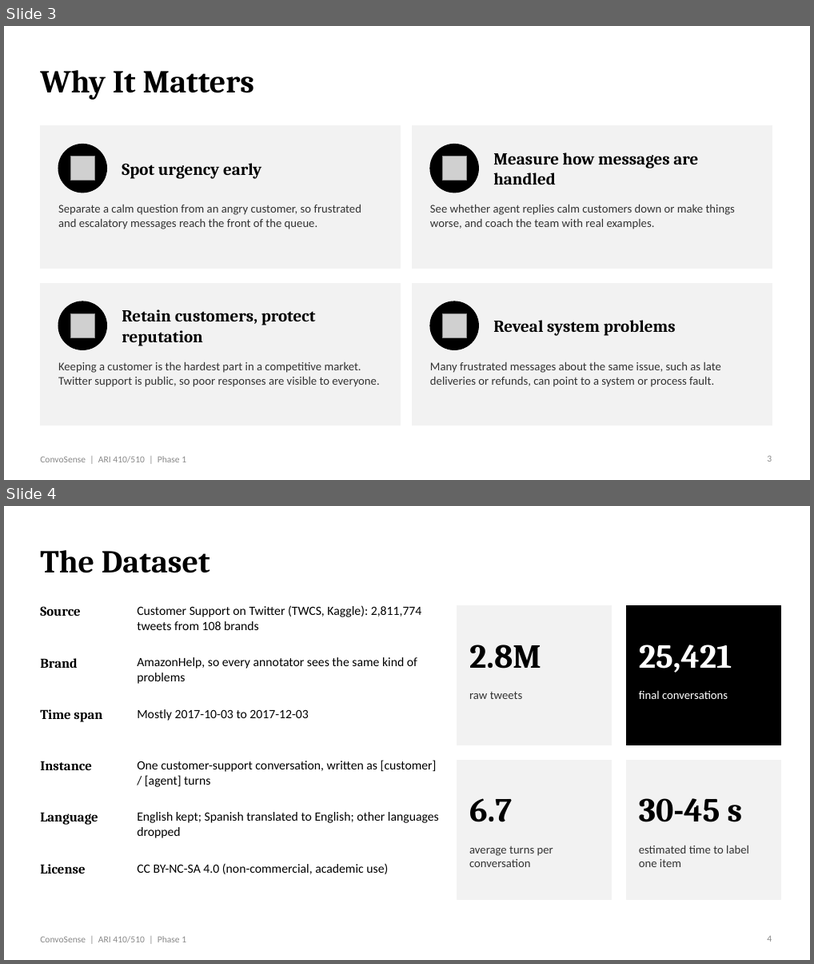
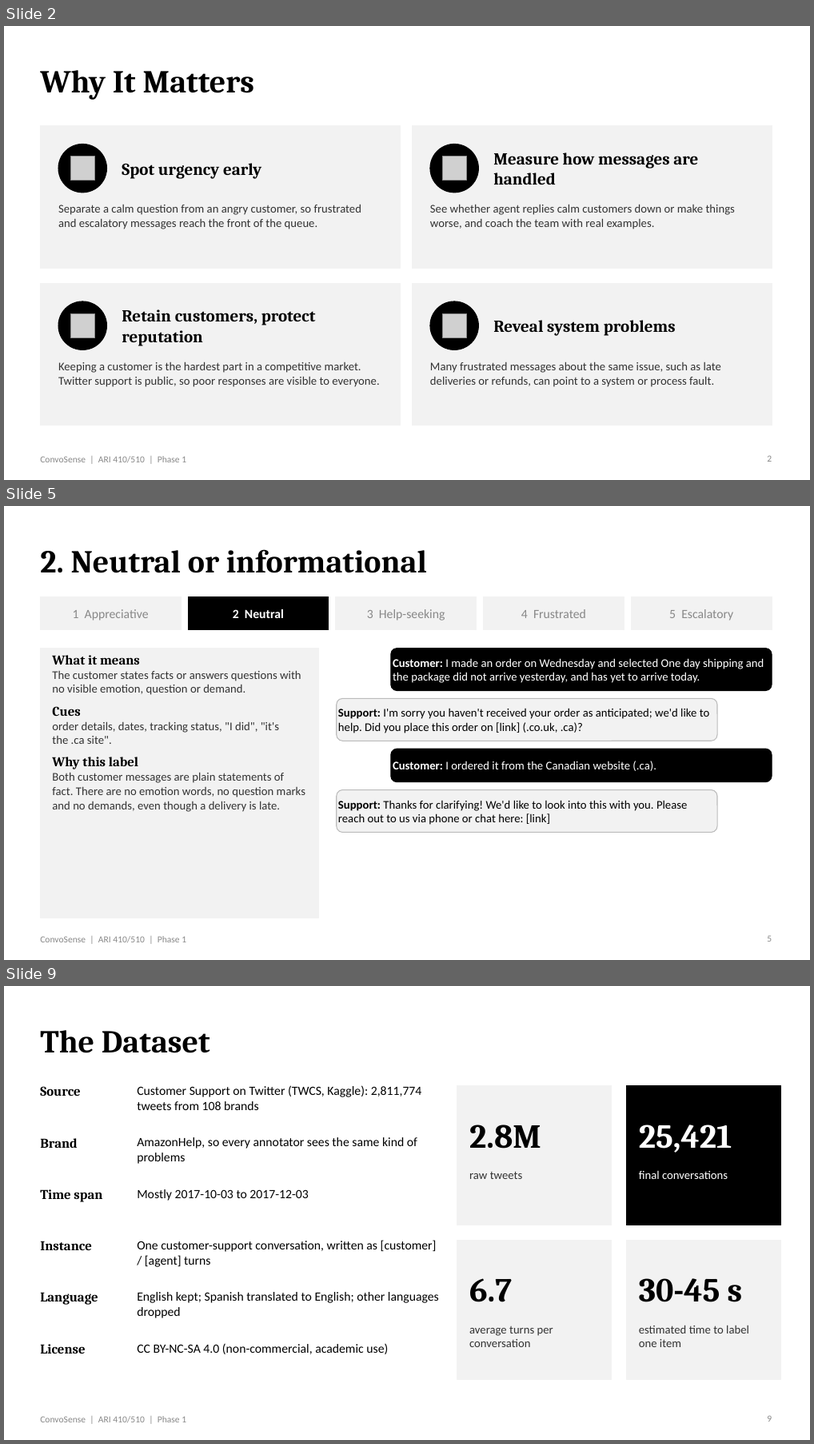
Before and after one commit to venkatrepaka-umich/ConvoSense, a slide deck: docs/Phase 1 PPT.pptx. Shown one above the other, each under a label of ours: slides 3 and 4 before the commit, slides 2, 5 and 9 after it; the slides between them are not shown. The pictures are 814x964 and 814x1444 pixels, drawn with LibreOffice and Linux fonts; fonts in the diff are those of the drawing; grey boxes stand for pictures. Boxes give left, top, right and bottom in pixels: in the first picture for what was removed or moved away, otherwise in the second. Text is boxed around its words. In the diff, an @@ line names an element or a change of style, - is before the commit and + after.

Commit message:
Update Phase 1 PPT.pptx: Revised presentation file to enhance project details and support materials for the annotation process.

```diff
--- a/docs/Phase 1 PPT.pptx
+++ b/docs/Phase 1 PPT.pptx
@@ slide 5 added at box(4, 506, 810, 960), background #FFFFFF; not listed: 1 template element that a slide beside it also shows @@
@@ title added at box(40, 549, 427, 573), 38 pt, text #000000, bold @@
+2. Neutral or informational
@@ rectangle added at box(40, 596, 181, 630), fill #F2F2F2, outline #F2F2F2 0.75 pt, 15 pt, text #888888 @@
+1 Appreciative
@@ rectangle added at box(188, 596, 328, 630), fill #000000, outline #000000 0.75 pt, 15 pt, text #FFFFFF, bold @@
+2 Neutral
@@ rectangle added at box(336, 596, 477, 630), fill #F2F2F2, outline #F2F2F2 0.75 pt, 15 pt, text #888888 @@
+3 Help-seeking
@@ rectangle added at box(484, 596, 624, 630), fill #F2F2F2, outline #F2F2F2 0.75 pt, 15 pt, text #888888 @@
+4 Frustrated
@@ rectangle added at box(632, 596, 772, 630), fill #F2F2F2, outline #F2F2F2 0.75 pt, 15 pt, text #888888 @@
+5 Escalatory
@@ rectangle added at box(40, 648, 318, 917), fill #F2F2F2, outline #F2F2F2 1 pt @@
@@ rounded rectangle added at box(391, 648, 772, 691), fill #000000, outline #000000 1 pt, 14 pt, text #FFFFFF @@
+Customer: I made an order on Wednesday and selected One day shipping and the package did not arrive yesterday, and has yet to arrive today.
@@ text added at box(52, 655, 306, 812), 14 pt, text #333333 @@
+What it means
+The customer states facts or answers questions with no visible emotion, question or demand.
+Cues
+order details, dates, tracking status, "I did", "it's the .ca site".
+Why this label
+Both customer messages are plain statements of fact. There are no emotion words, no question marks and no demands, even though a delivery is late.
@@ rounded rectangle added at box(337, 698, 718, 740), fill #F2F2F2, outline #BBBBBB 1 pt, 14 pt, text #000000 @@
+Support: I'm sorry you haven't received your order as anticipated; we'd like to help. Did you place this order on [link] (.co.uk, .ca)?
@@ rounded rectangle added at box(391, 748, 772, 782), fill #000000, outline #000000 1 pt, 14 pt, text #FFFFFF @@
+Customer: I ordered it from the Canadian website (.ca).
@@ rounded rectangle added at box(337, 790, 718, 832), fill #F2F2F2, outline #BBBBBB 1 pt, 14 pt, text #000000 @@
+Support: Thanks for clarifying! We'd like to look into this with you. Please reach out to us via phone or chat here: [link]
@@ page number added at box(767, 935, 772, 941), 11 pt, text #888888 @@
+5
@@ what was slide 3 is now slide 2 @@
@@ what was slide 4 is now slide 9 @@
```
Also in this commit, not shown: 4 slides changed, 4 other slides added.
